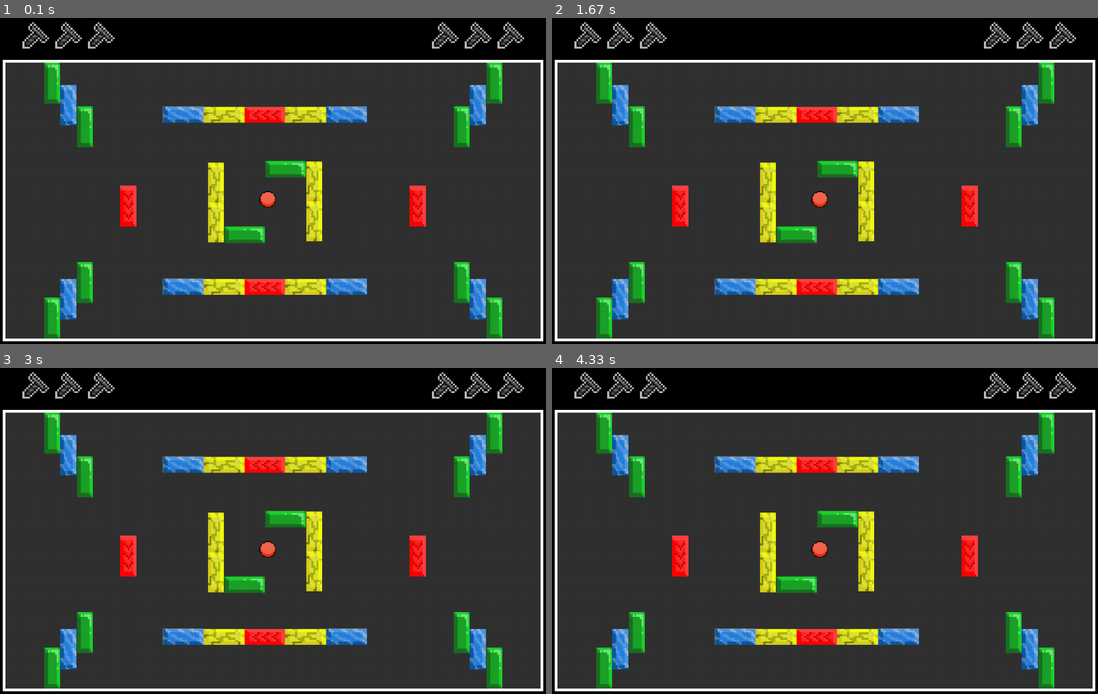
Above: before the commit, frames 1-4 (two rows, left to right).
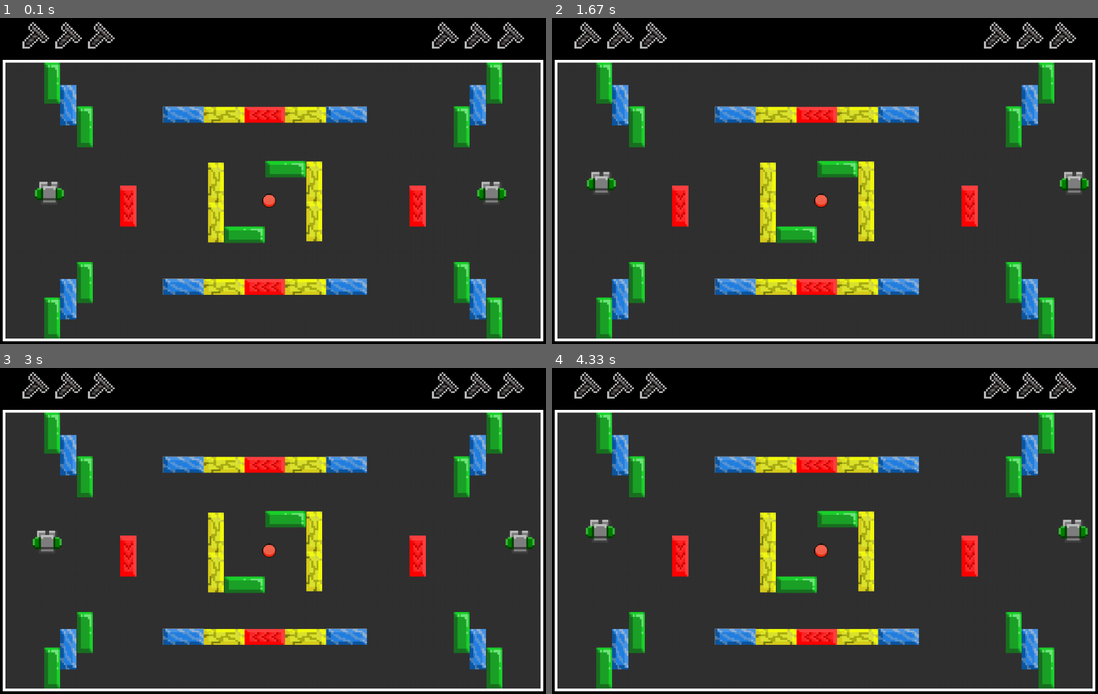
Above: after the commit, the same moments.

Repository: klissiadev/dodgebot_pygame
Game: pygame game, started from dodgebots-pygame.py
Same seed, same stepped clock (60 frames per second), same inputs: the game is played once before the commit and once after it.
Inputs:
- Up to frame 1 (0.1 s): no input
- Up to frame 2 (1.67 s): hold A 0.33-0.8 s; hold Right 0.33-0.8 s; hold Right 0.83-1.3 s; hold D 0.83-1.3 s; hold Up 1.33-1.63 s; hold W 1.33-1.63 s
- Up to frame 3 (3 s): hold Right 1.67-2.13 s; hold D 1.67-2.13 s; hold Left 2.17-2.7 s; hold A 2.17-2.7 s; hold Down from 2.73 s (still down); hold S from 2.73 s (still down)
- Up to frame 4 (4.33 s): release Down at 3.03 s; release S at 3.03 s; hold Left 3.07-3.47 s; hold A 3.07-3.47 s; hold Up 3.5-3.87 s; hold W 3.5-3.87 s; hold Right from 3.9 s (still down); hold D from 3.9 s (still down)

The runs differ from the first frame. In frame 1, 0.6% of the frame differs, in the area x 6-93%, y 50-59%; in frame 2, 0.6%; in frame 3, 0.6%; in frame 4, 0.6%.

Commit message:
Bug fix and addition of block collisions

Diff:
--- a/dodgebots-pygame.py
+++ b/dodgebots-pygame.py
@@ -32,8 +32,8 @@
         screw_y = 10
         screen.blit(screw_img, (screw_x, screw_y))
 
-BALL_WIDTH = 30
-BALL_HEIGHT = 30
+BALL_WIDTH = 25
+BALL_HEIGHT = 25
 BALL_RADIUS = BALL_WIDTH / 2
 
 class Ball:
@@ -64,58 +64,63 @@
 ball = Ball(475, 320)
 blocks = bc.create_blocks()
 
-while running:
-    screen.fill(COLOR_BLACK)
-
-    # Game event
-    for event in pygame.event.get():
-        if event.type == pygame.QUIT:
-            running = False
-
-    # Draw field
-    pygame.draw.rect(screen, COLOR_DARK_GRAY, (BORDER_THICKNESS, 80, FIELD_WIDTH, FIELD_HEIGHT))
-    pygame.draw.rect(screen,COLOR_WHITE,(BORDER_THICKNESS, 80, FIELD_WIDTH, FIELD_HEIGHT),BORDER_THICKNESS)
-    draw_lives_player_1(40,3)
-    draw_lives_player_1(SCREEN_WIDTH - 210,3)
-
-
-    # Draw blocks and ball
-    ball.draw(screen)
-    for block in blocks:
-        block.draw(screen)
-
-    # update screen
-    pygame.display.flip()
-
 # Player Class
 class Player(pygame.sprite.Sprite):
     def __init__(self, x, y, controls, images):
         super().__init__()
         self.images = {
-            'normal': pygame.image.load(images['normal']).convert_alpha(),
-            'throwing': pygame.image.load(images['throwing']).convert_alpha(),
-            'defense': pygame.image.load(images['defense']).convert_alpha()
+            'normal': pygame.transform.scale(pygame.image.load(images['normal']).convert_alpha(),(60,60)),
+            'throwing': pygame.transform.scale(pygame.image.load(images['throwing']).convert_alpha(),(60,60)),
+            'defense': pygame.transform.scale(pygame.image.load(images['defense']).convert_alpha(),(60,60))
         }
         self.image = self.images['normal']
         self.rect = self.image.get_rect(topleft=(x, y))
         self.x = x
         self.y = y
-        self.speed = 5
+        self.speed = 1
         self.controls = controls  # Set controls
         self.holding_ball = False
         self.defending = False
 
-    def move(self, keys):
-        # movement in 8 directions
+    def move(self,keys, blocks):
+        dx, dy = 0, 0
+
         if keys[self.controls['left']]:
-            self.x -= self.speed
+            dx = -self.speed
         if keys[self.controls['right']]:
-            self.x += self.speed
+            dx = self.speed
         if keys[self.controls['up']]:
-            self.y -= self.speed
+            dy = -self.speed
         if keys[self.controls['down']]:
-            self.y += self.speed
+            dy = self.speed
+
+        self.x += dx
+        self.y += dy
         self.rect.topleft = (self.x, self.y)
+
+        if self.check_collision(blocks):
+            self.x -= dx
+            self.y -= dy
+            self.rect.topleft = (self.x, self.y)
+        self.rect.topleft = (self.x, self.y)
+
+        if self.rect.left < BORDER_THICKNESS:
+            self.rect.left = BORDER_THICKNESS + 5
+        if self.rect.right > FIELD_WIDTH:
+            self.rect.right = FIELD_WIDTH
+        if self.rect.top < 80:
+            self.rect.top = 80
+        if self.rect.bottom > 80 + FIELD_HEIGHT:
+            self.rect.bottom = 70 + FIELD_HEIGHT
+
+
+
+
+    def check_collision(self, blocks):
+        for block in blocks:
+            if self.rect.colliderect(block.rect):
+                return True
+        return False
 
     def update_animation(self):
         if self.defending:
@@ -154,12 +159,12 @@
 }
 
 # Create the two players
-player1 = Player(100, 320, player1_controls, player_images)
-player2 = Player(800, 320, player2_controls, player_images)
+player1 = Player(60, FIELD_HEIGHT/2 + 30, player1_controls, player_images)
+player2 = Player(FIELD_WIDTH - 120, FIELD_HEIGHT/2 + 30, player2_controls, player_images)
 
 # loop
 running = True
-ball = Ball(475, 320)
+ball = Ball(480, 325)
 blocks = bc.create_blocks()
 
 while running:
@@ -169,6 +174,14 @@
     for event in pygame.event.get():
         if event.type == pygame.QUIT:
             running = False
+
+    keys = pygame.key.get_pressed()
+
+    player1.move(keys, blocks)
+    player2.move(keys, blocks)
+
+    player1.update_animation()
+    player2.update_animation()
 
     # Draw field
     pygame.draw.rect(screen, COLOR_DARK_GRAY, (BORDER_THICKNESS, 80, FIELD_WIDTH, FIELD_HEIGHT))
